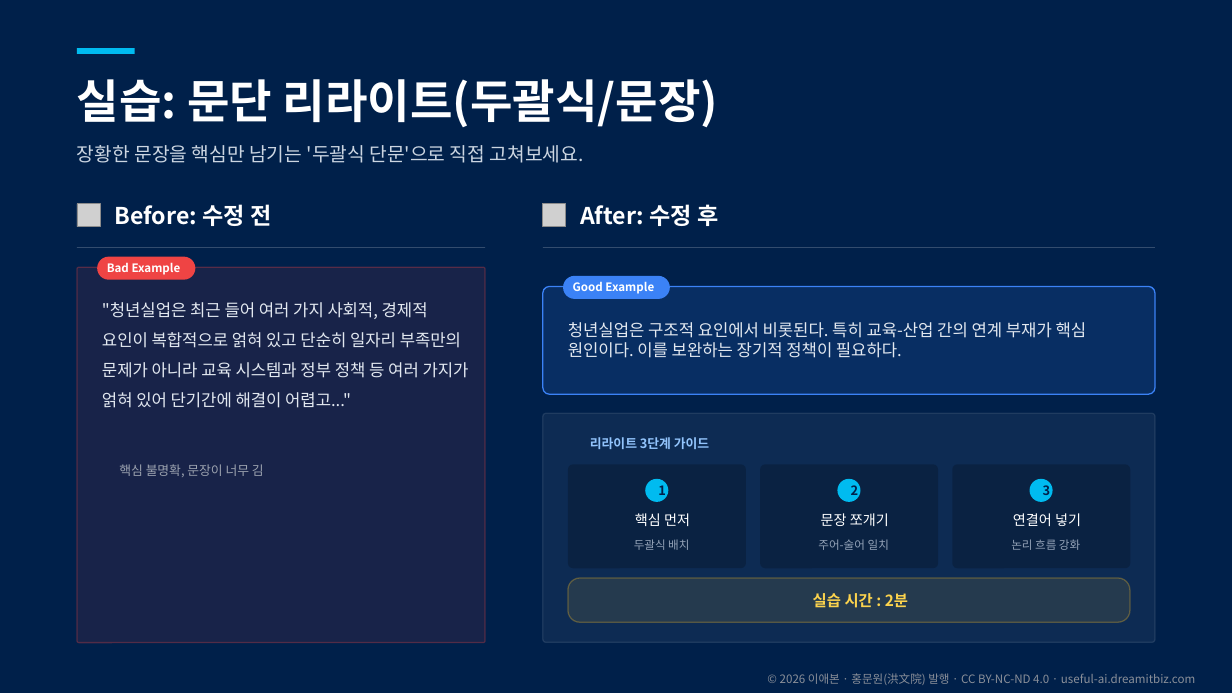
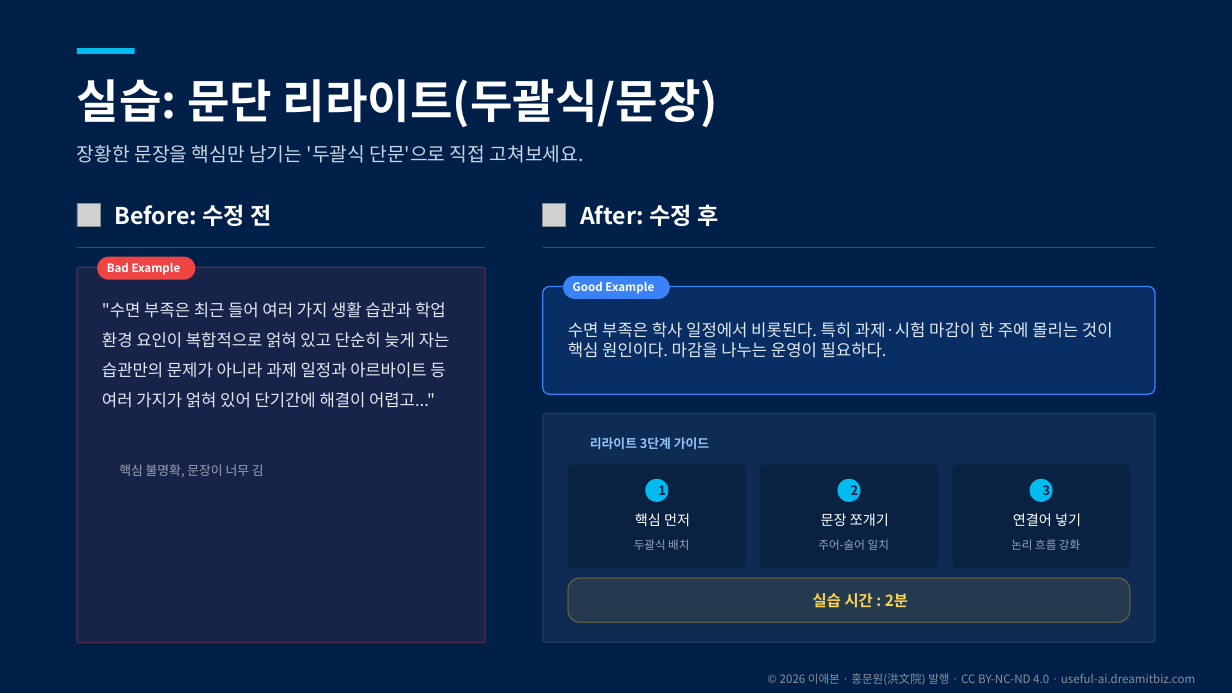
Before and after one commit to aebonlee/materials, a slide deck: slide 24 of library/b06-report-writing/b06-report-writing.pptx. Drawn at 1232x693 pixels with LibreOffice and Linux fonts; fonts in the diff are those of the drawing; grey boxes stand for pictures; background and template pictures are left out. Boxes give left, top, right and bottom in pixels: in the first picture for what was removed or moved away, otherwise in the second. Text is boxed around its words. In the diff, an @@ line names an element or a change of style, - is before the commit and + after.

```diff
--- a/library/b06-report-writing/b06-report-writing.pptx
+++ b/library/b06-report-writing/b06-report-writing.pptx
@@ text at (102,302,450,408): text changed @@
-"청년실업은 최근 들어 여러 가지 사회적, 경제적 요인이 복합적으로 얽혀 있고 단순히 일자리 부족만의 문제가 아니라 교육 시스템과 정부 정책 등 여러 가지가 얽혀 있어 단기간에 해결이 어렵고..."
+"수면 부족은 최근 들어 여러 가지 생활 습관과 학업 환경 요인이 복합적으로 얽혀 있고 단순히 늦게 자는 습관만의 문제가 아니라 과제 일정과 아르바이트 등 여러 가지가 얽혀 있어 단기간에 해결이 어렵고..."
@@ text at (568,322,1113,358): text changed @@
-청년실업은 구조적 요인에서 비롯된다. 특히 교육-산업 간의 연계 부재가 핵심 원인이다. 이를 보완하는 장기적 정책이 필요하다.
+수면 부족은 학사 일정에서 비롯된다. 특히 과제·시험 마감이 한 주에 몰리는 것이 핵심 원인이다. 마감을 나누는 운영이 필요하다.
```
Also in this commit, not shown: 18 other slides changed, 44 other files.
